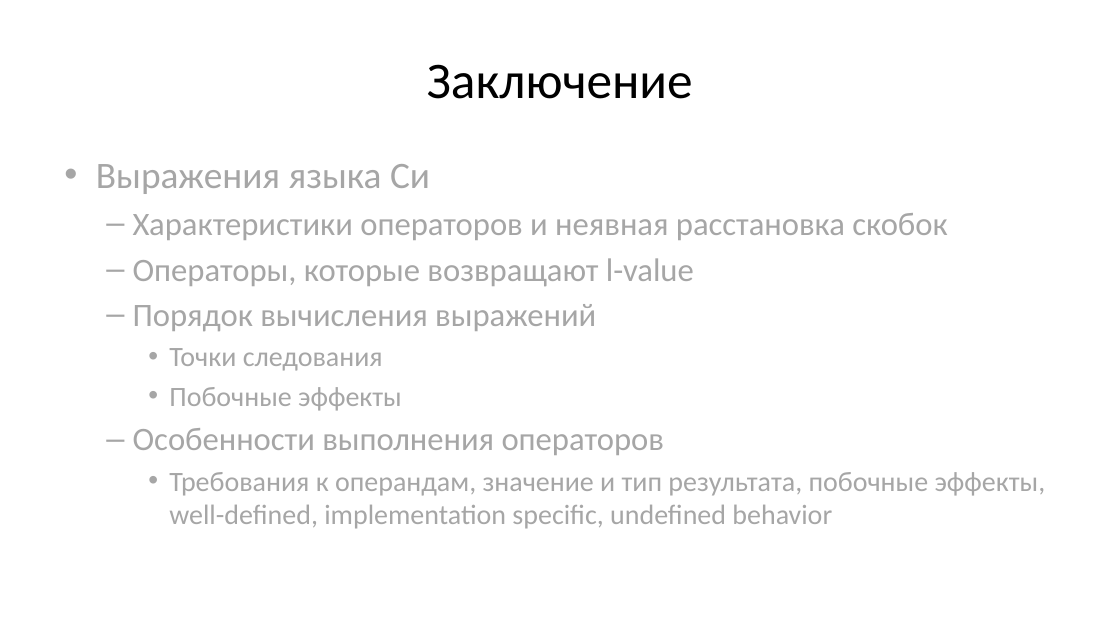
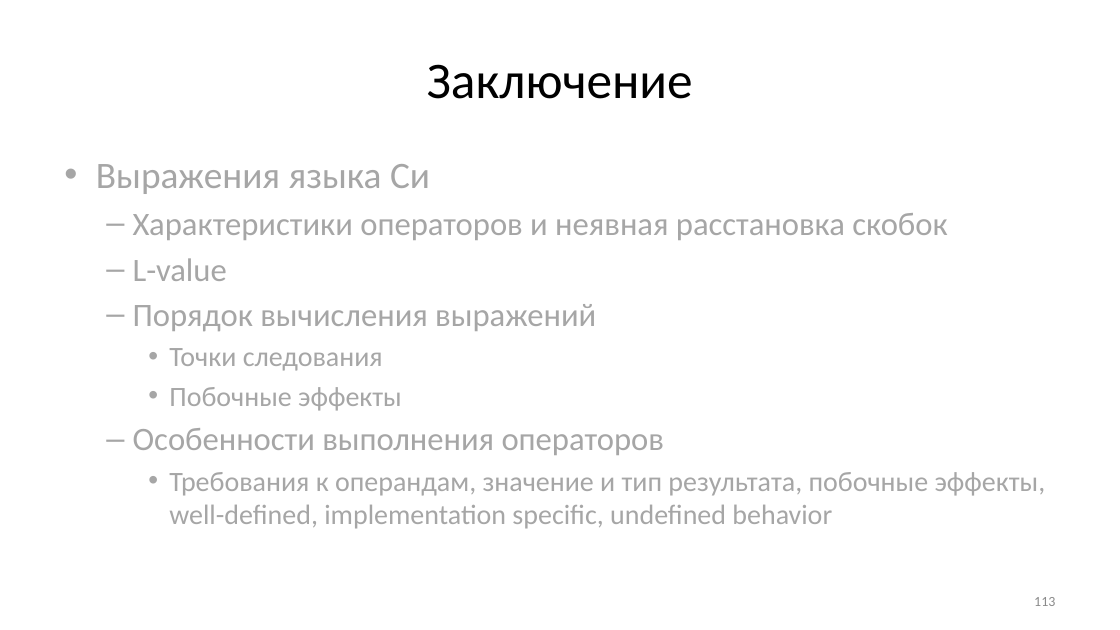
Before and after one commit to Evgueni-Petrov-aka-espetrov/Algorithms-and-Programming-in-C-pptx, a slide deck: slide 113 of 04 Выражения.pptx. Drawn at 1120x630 pixels with LibreOffice and Linux fonts; fonts in the diff are those of the drawing. Boxes give left, top, right and bottom in pixels: in the first picture for what was removed or moved away, otherwise in the second. Text is boxed around its words. In the diff, an @@ line names an element or a change of style, - is before the commit and + after.

```diff
--- a/04 Выражения.pptx
+++ b/04 Выражения.pptx
@@ text at bbox=[133, 258, 227, 281]: text changed @@
-  – Операторы, которые возвращают l-value
+  – L-value
@@ page number added at bbox=[1034, 597, 1055, 606], 12 pt, text #8C8C8C @@
+113
```
Also in this commit, not shown: 111 other slides changed, 1 other file.
